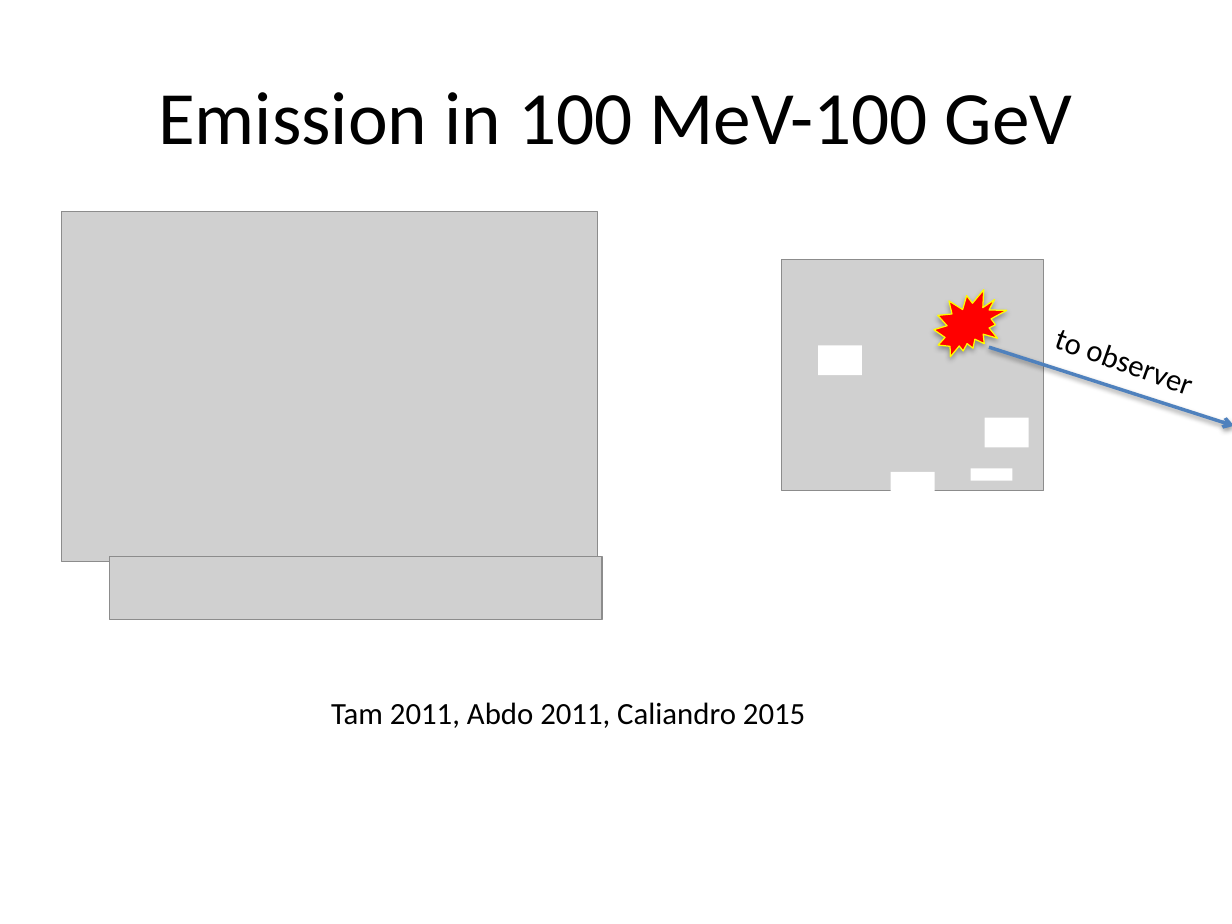
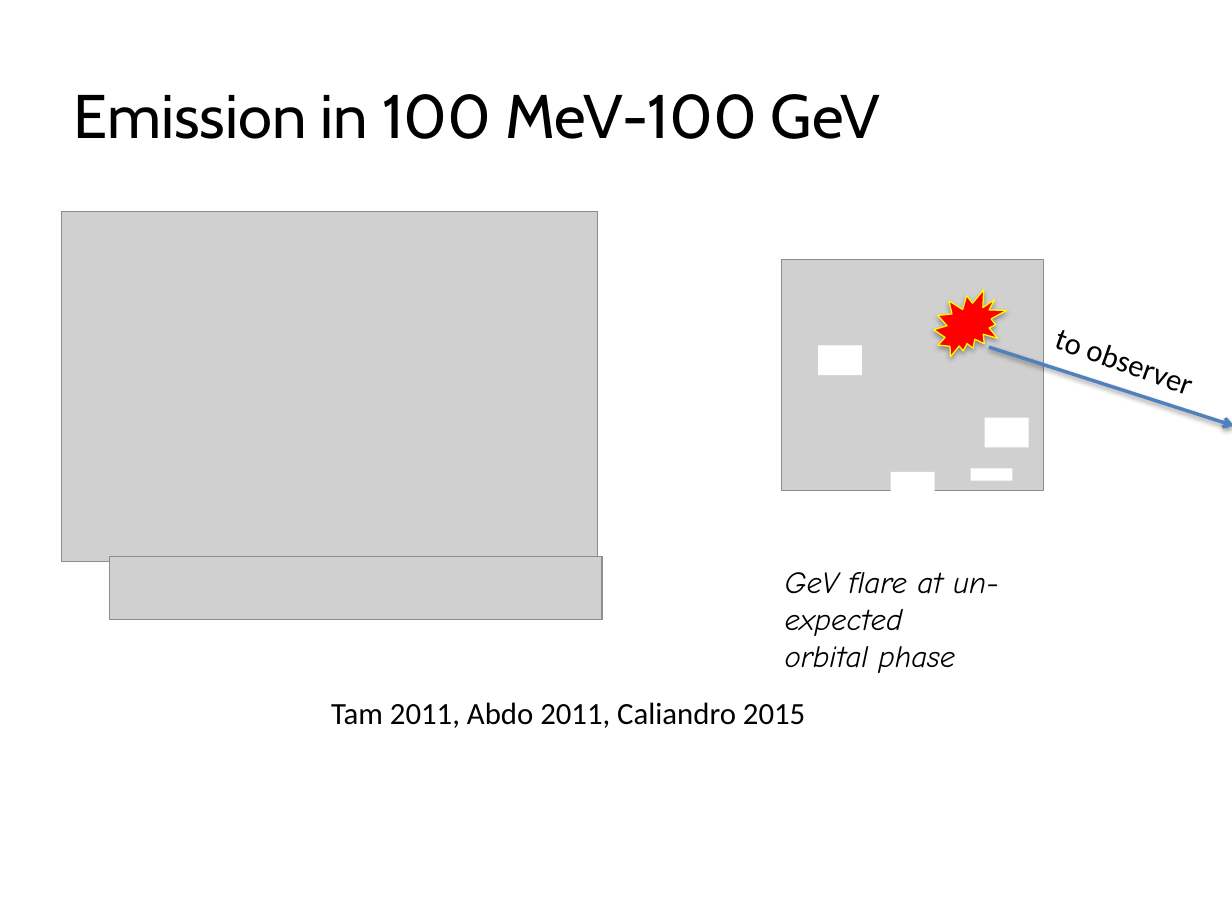
Before and after one commit to ShuxuYi/shuxuyi.github.io, a slide deck: slide 7 of lectures/FPSWUhan.pptx (slide 8 before the commit). Drawn at 1232x924 pixels with LibreOffice and Linux fonts; fonts in the diff are those of the drawing; grey boxes stand for pictures. Boxes give left, top, right and bottom in pixels: in the first picture for what was removed or moved away, otherwise in the second. Text is boxed around its words. In the diff, an @@ line names an element or a change of style, - is before the commit and + after.

```diff
--- a/lectures/FPSWUhan.pptx
+++ b/lectures/FPSWUhan.pptx
@@ title "Emission in 100 MeV-100 GeV" at [74,94,880,139]: size 44 to 36 pt, font Calibri to Cabin; alignment centre to left @@
@@ text added at [785,572,999,673], 18 pt, text #000000, italic @@
+GeV flare at un-expected
+orbital phase
```
Also in this commit, not shown: 18 other slides changed, 1 slide removed, 1 other file.
